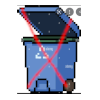
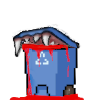
Layers edited between the first and the second w=100, h=100 image:
removed layer "Pasted Layer" over left=17, top=5, right=81, bottom=94
painted on "Background" over left=9, top=23, right=84, bottom=100
